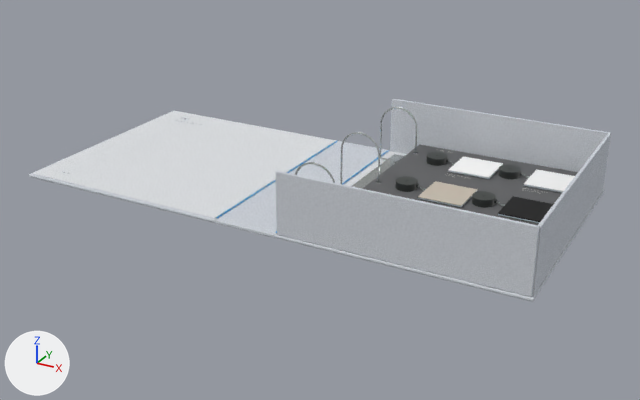
One commit to the glTF model volume-5-model.glb: the scene before it, then after it.
The view is the same before and after, from a camera (50 mm lens) standing at (0.45, -0.865, 0.41) and looking at (-0.018, -0.013, -0.015). Every picture has the same lights, and +X, +Y and +Z are marked at lower left. The first picture is the older version. Where no turn or scale is listed for an object, it has been applied to the vertices.

The first picture shows 'Cover_box_end', 'Cover_box_side', 'Cover_box_side.001', 'Cover_left', 'Cover_right', 'Inside_left', 'Mounting_page_1', 'Sample_WP-1', 'Sample_WP-2', 'Sample_WP-3', 'Sample_WP-4', 'Spine_3_in' and 19 more.
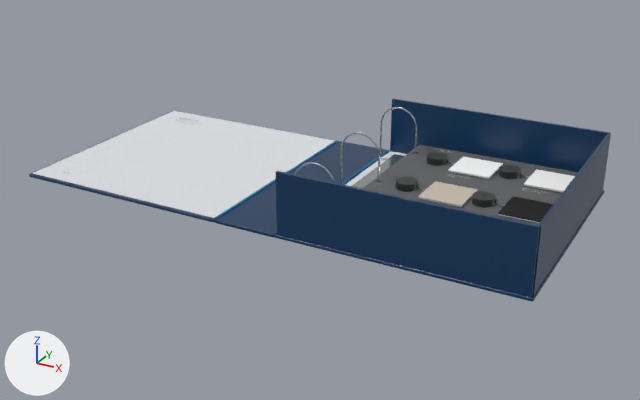
Changed parts and their boxes (x1, y1, x2, y2) in the pictures (640 x 400 px):
'Cover_box_side', recoloured (grey to blue)
    both: (275, 171, 540, 297)
'Cover_box_side.001', recoloured (grey to blue)
    both: (390, 99, 610, 172)
'Cover_box_end', recoloured (darker)
    both: (532, 133, 611, 296)
'Spine_3_in', recoloured (white to blue)
    both: (215, 141, 389, 238)
'Cover_right', recoloured
    both: (275, 151, 605, 302)
'Cover_left', recoloured
    both: (29, 111, 338, 223)

The change, as a list of edits to the scene's bpy script:
```text
Add img_plastic_exterior_normal:
    img_plastic_exterior_normal = load_image('Plastic exterior normal', '_unpacked/Plastic_exterior_normal', 256, 256, 'Non-Color')
Add img_plastic_exterior_color:
    img_plastic_exterior_color = load_image('Plastic exterior color', '_unpacked/Plastic_exterior_color', 256, 256, 'sRGB')
Add mat_utsw_shell_plastic_navy:
    mat_utsw_shell_plastic_navy = bpy.data.materials.new('UTSW shell plastic navy')
    # colours: dark blue #00355d
    # uses the picture img_plastic_exterior_color
    # uses the picture img_plastic_exterior_normal
Change me_cube_059:
    where me_cube_059.from_pydata(...)  # 56 vertices, 108 faces; spans x -0.002..0.002, y -0.141..0.141, z -0.036..0.036
    remove me_cube_059.materials.append(mat_utsw_shell_cloth_navy)
    add me_cube_059.materials.append(mat_utsw_shell_plastic_navy)
Change me_cube_057:
    where me_cube_057.from_pydata(...)  # 56 vertices, 108 faces; spans x -0.137..0.137, y -0.002..0.002, z -0.036..0.036
    remove me_cube_057.materials.append(mat_utsw_shell_cloth_navy)
    add me_cube_057.materials.append(mat_utsw_shell_plastic_navy)
Change me_cube_058:
    where me_cube_058.from_pydata(...)  # 56 vertices, 108 faces; spans x -0.137..0.137, y -0.002..0.002, z -0.036..0.036
    remove me_cube_058.materials.append(mat_utsw_shell_cloth_navy)
    add me_cube_058.materials.append(mat_utsw_shell_plastic_navy)
Change me_cube_015:
    where me_cube_015.from_pydata(...)  # 96 vertices, 188 faces; spans x -0.14..0.14, y -0.146..0.146, z -0.002..0.002
    remove me_cube_015.materials.append(mat_utsw_shell_cloth_navy)
    add me_cube_015.materials.append(mat_utsw_shell_plastic_navy)
Change me_cube_014:
    where me_cube_014.from_pydata(...)  # 96 vertices, 188 faces; spans x -0.14..0.14, y -0.146..0.146, z -0.002..0.002
    remove me_cube_014.materials.append(mat_utsw_shell_cloth_navy)
    add me_cube_014.materials.append(mat_utsw_shell_plastic_navy)
Change me_cube_020:
    where me_cube_020.from_pydata(...)  # 96 vertices, 188 faces; spans x -0.038..0.038, y -0.146..0.146, z -0.002..0.002
    remove me_cube_020.materials.append(mat_utsw_shell_cloth_navy)
    add me_cube_020.materials.append(mat_utsw_shell_plastic_navy)
```
